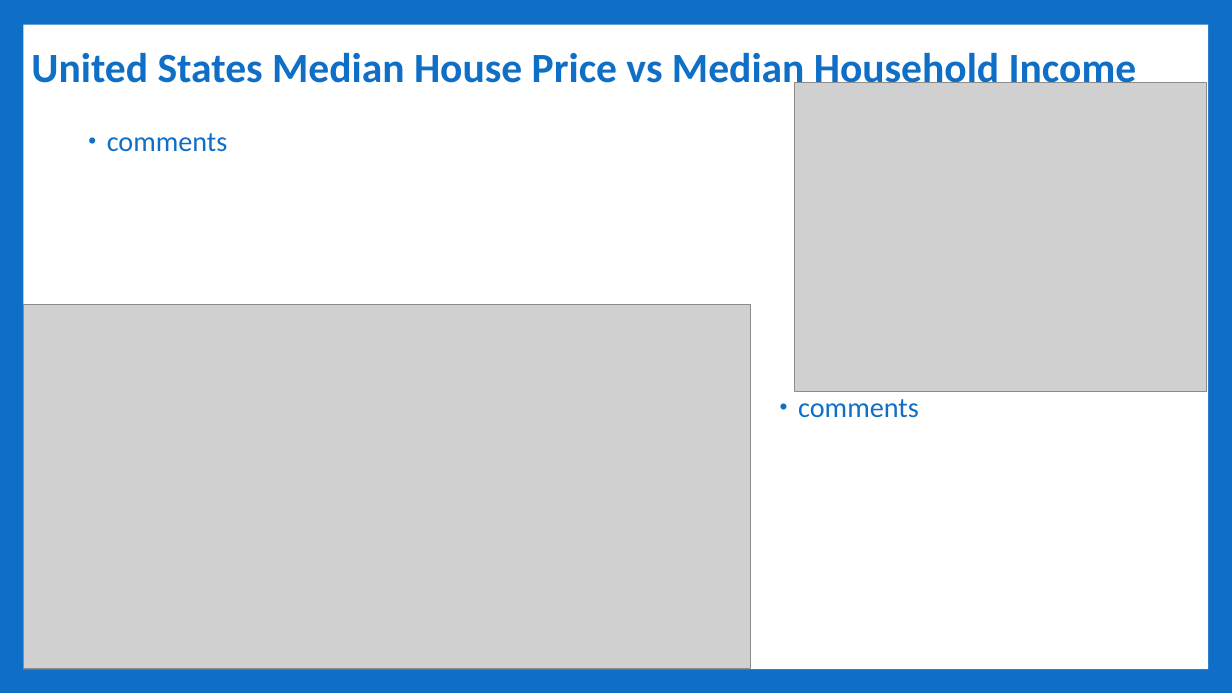
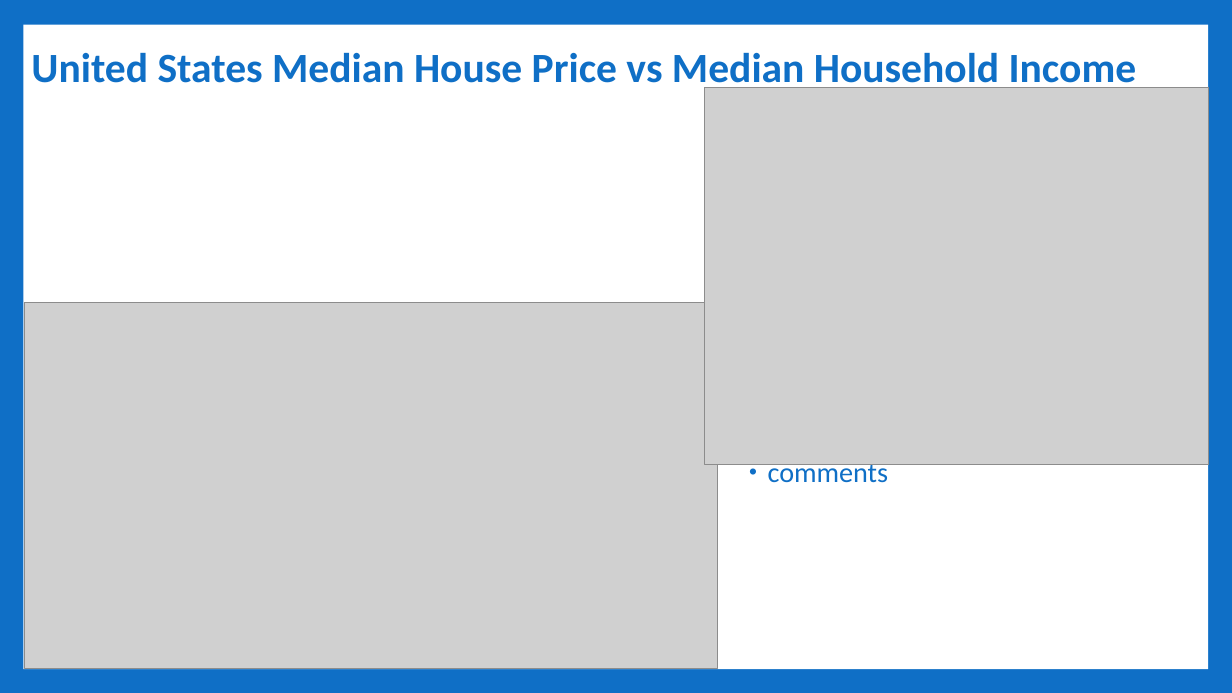
Before and after one commit to Sethdcarter/group8_data_project_1, a slide deck: slide 3 of Presentation/Project-1_Group-8_Presentation-US_Housing_Market.pptx. Drawn at 1232x693 pixels with LibreOffice and Linux fonts; fonts in the diff are those of the drawing; grey boxes stand for pictures. Boxes give left, top, right and bottom in pixels: in the first picture for what was removed or moved away, otherwise in the second. Text is boxed around its words. In the diff, an @@ line names an element or a change of style, - is before the commit and + after.

```diff
--- a/Presentation/Project-1_Group-8_Presentation-US_Housing_Market.pptx
+++ b/Presentation/Project-1_Group-8_Presentation-US_Housing_Market.pptx
@@ picture: place and size @@
-picture at (794,83,1206,392)
+picture at (704,88,1208,465)
@@ text removed at (107,133,228,152) @@
-• comments
@@ picture: place and size @@
-picture at (24,305,750,668)
+picture at (25,302,717,668)
@@ text "comments" rewrapped from (798,399,919,417) to (768,458,889,483) @@
```
Also in this commit, not shown: 1 other slide changed, 3 other files.
